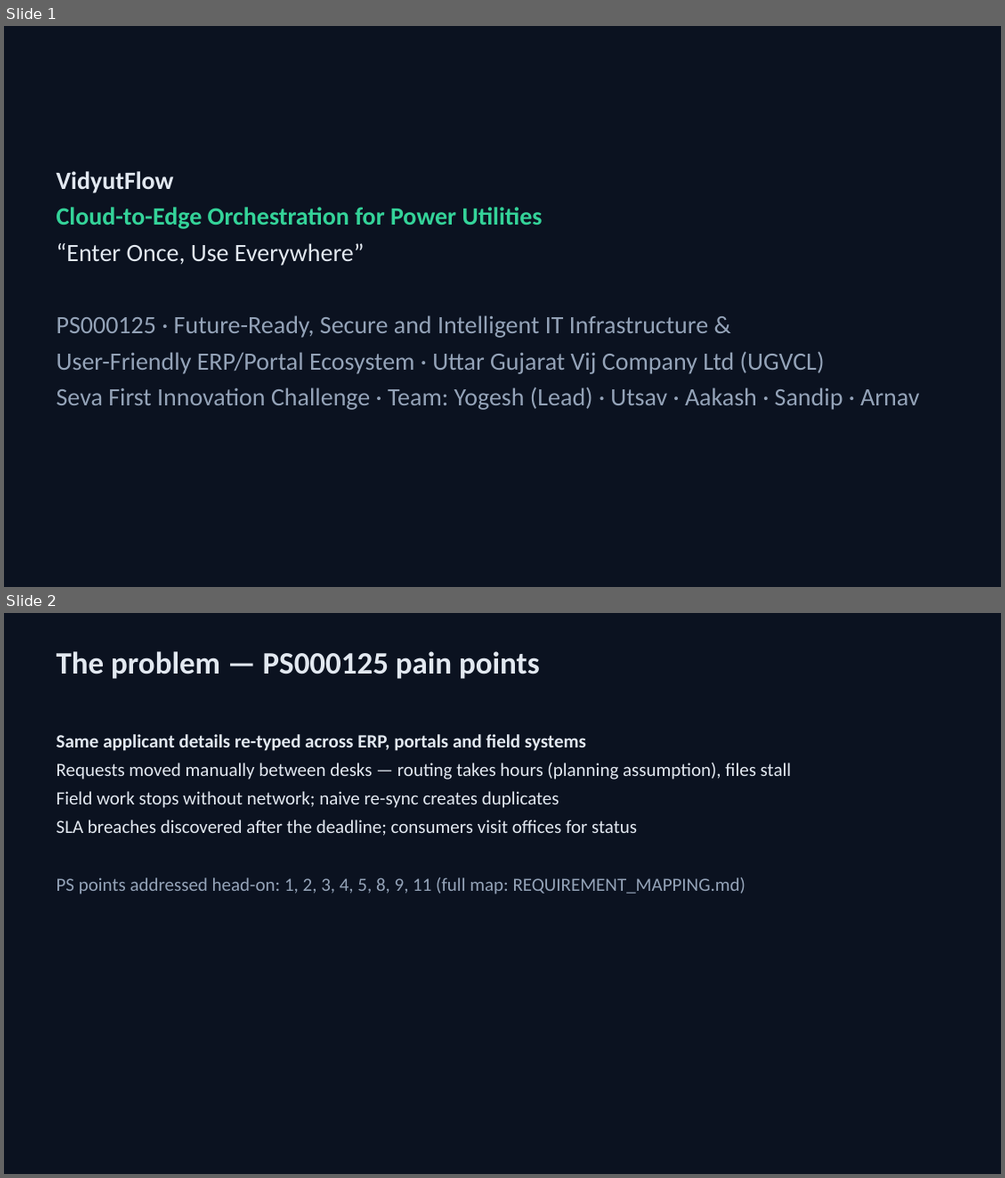
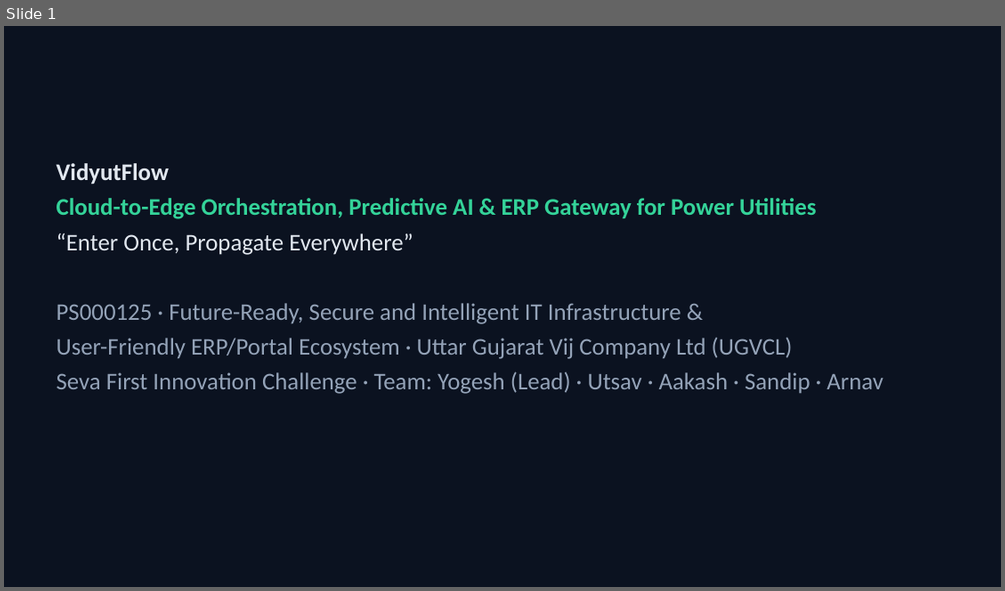
Before and after one commit to Yogeshsingh123-LAB/VidyutFlow, a slide deck: docs/deck/VidyutFlow_PS000125.pptx. Shown one above the other, each under a label of ours: slides 1 and 2 before the commit, slide 1 after it. The pictures are 1005x1178 and 1005x591 pixels, drawn with LibreOffice and Linux fonts; fonts in the diff are those of the drawing. Boxes give left, top, right and bottom in pixels: in the first picture for what was removed or moved away, otherwise in the second. Text is boxed around its words. In the diff, an @@ line names an element or a change of style, - is before the commit and + after.

```diff
--- a/docs/deck/VidyutFlow_PS000125.pptx
+++ b/docs/deck/VidyutFlow_PS000125.pptx
@@ slide 2 removed at <box>4,613,1001,1174</box>, background #0B1220 @@
@@ text removed at <box>57,651,540,679</box> @@
-The problem — PS000125 pain points
@@ text removed at <box>57,734,791,894</box> @@
-Same applicant details re-typed across ERP, portals and field systems
-Requests moved manually between desks — routing takes hours (planning assumption), files stall
-Field work stops without network; naive re-sync creates duplicates
-SLA breaches discovered after the deadline; consumers visit offices for status
-PS points addressed head-on: 1, 2, 3, 4, 5, 8, 9, 11 (full map: REQUIREMENT_MAPPING.md)
@@ slide 1 changed as well @@
@@ text "VidyutFlow": place and size @@
-text "VidyutFlow" at <box>57,171,919,410</box>
+text "VidyutFlow" at <box>57,163,882,394</box>
@@ text at <box>57,163,882,394</box>: size 24 to 23 pt in "VidyutFlow", "PS000125 · Future-Ready, Secure and Intelligent IT ...", "User-Friendly ERP/Portal Ecosystem · Uttar Gujarat Vij ...", "Seva First Innovation Challenge · Team: Yogesh ..." @@
@@ text at <box>57,198,816,255</box>: text changed; size 24 to 23 pt @@
-Cloud-to-Edge Orchestration for Power Utilities
-“Enter Once, Use Everywhere”
+Cloud-to-Edge Orchestration, Predictive AI & ERP Gateway for Power Utilities
+“Enter Once, Propagate Everywhere”
```
Also in this commit, not shown: 11 slides added, 10 other slides removed, 24 other files.
